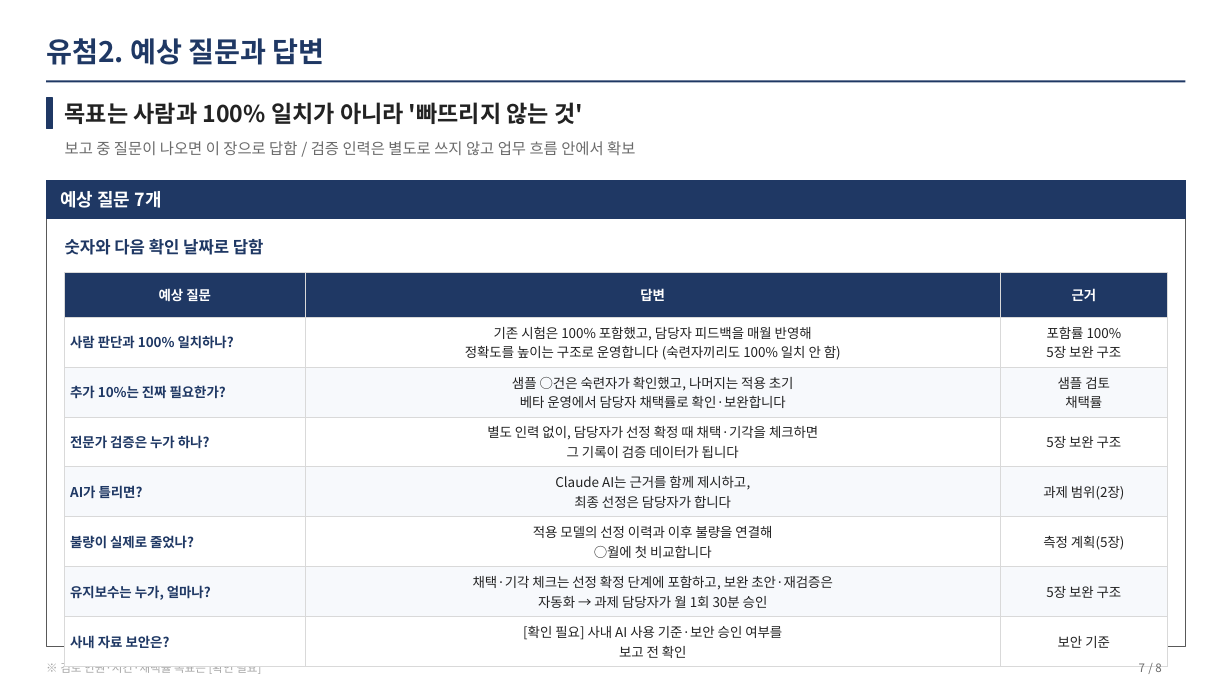
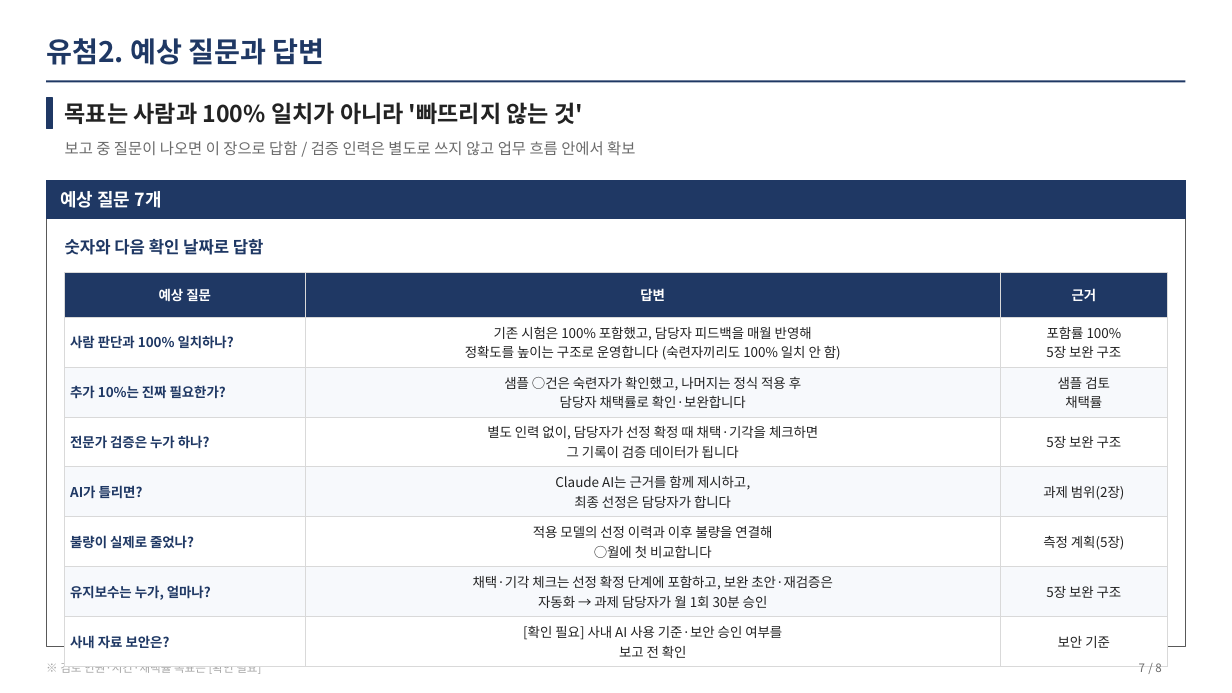
Before and after one commit to kimeungjin-cmd/Start1, a slide deck: slide 7 of output/vp/시험항목자동선정_성과보고.pptx. Drawn at 1232x693 pixels with LibreOffice and Linux fonts; fonts in the diff are those of the drawing. Boxes give left, top, right and bottom in pixels: in the first picture for what was removed or moved away, otherwise in the second. Text is boxed around its words. In the diff, an @@ line names an element or a change of style, - is before the commit and + after.

```diff
--- a/output/vp/시험항목자동선정_성과보고.pptx
+++ b/output/vp/시험항목자동선정_성과보고.pptx
@@ table at bbox=[65, 273, 1167, 662] @@
-row 3, column 2: 샘플 ○건은 숙련자가 확인했고, 나머지는 적용 초기 / 베타 운영에서 담당자 채택률로 확인·보완합니다
+row 3, column 2: 샘플 ○건은 숙련자가 확인했고, 나머지는 정식 적용 후 / 담당자 채택률로 확인·보완합니다
```
Also in this commit, not shown: 3 other slides changed, 3 other files.
